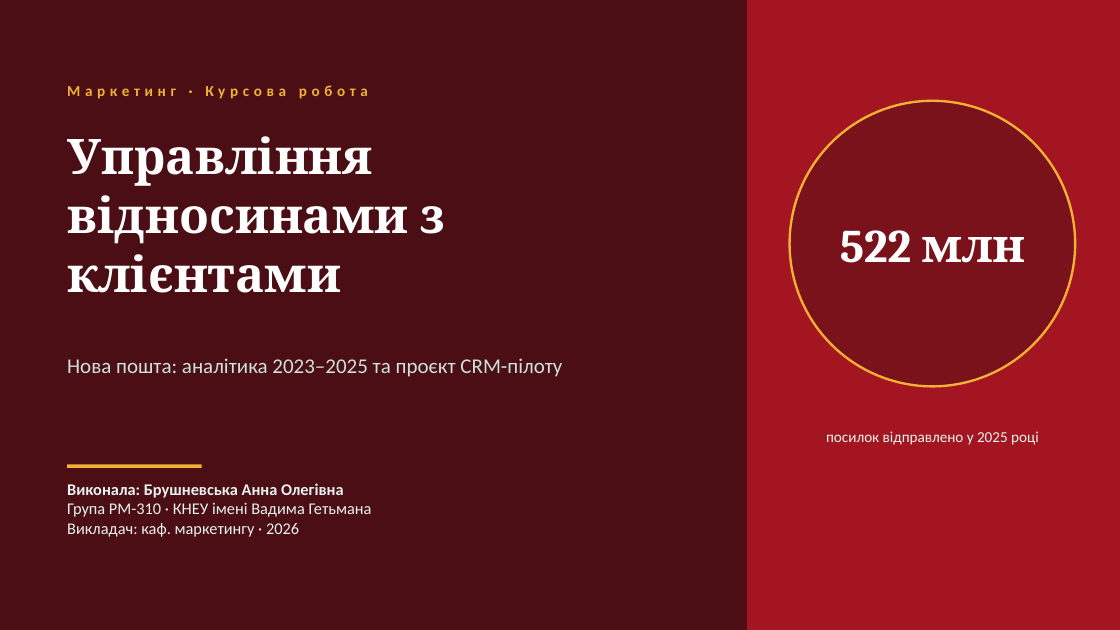
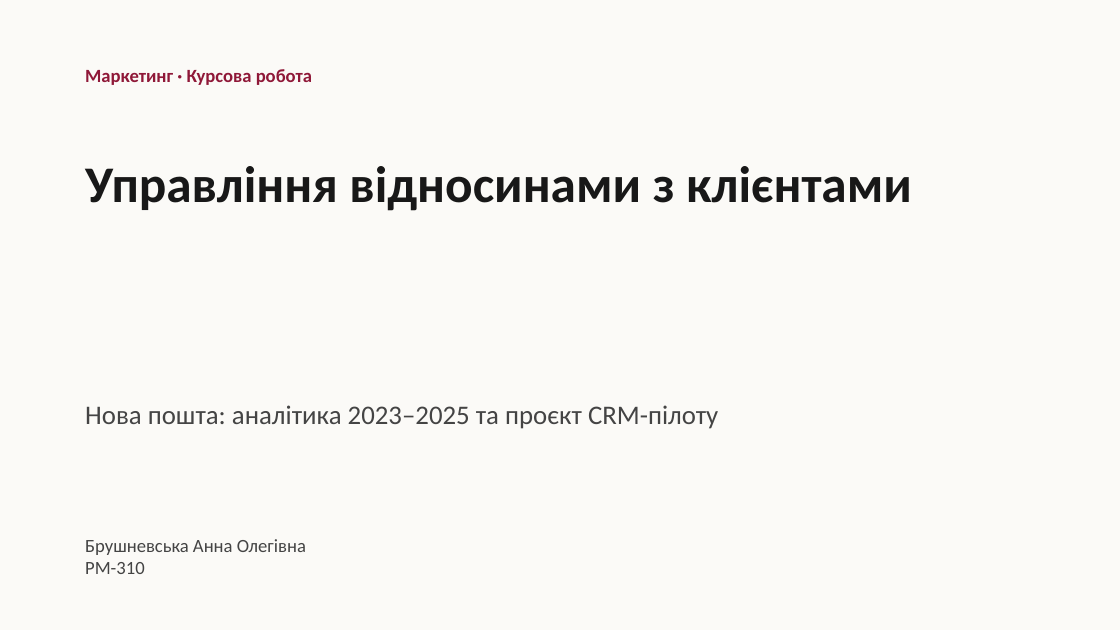
Before and after one commit to Storozh-007/anya-tasks, a slide deck: slide 1 of files/marketing/37_193836_Презентація_до_захисту.pptx. Drawn at 1120x630 pixels with LibreOffice and Linux fonts; fonts in the diff are those of the drawing. Boxes give left, top, right and bottom in pixels: in the first picture for what was removed or moved away, otherwise in the second. Text is boxed around its words. In the diff, an @@ line names an element or a change of style, - is before the commit and + after.

```diff
--- a/files/marketing/37_193836_Презентація_до_захисту.pptx
+++ b/files/marketing/37_193836_Презентація_до_захисту.pptx
@@ background #4A0E14 to #FBFAF7 @@
@@ rectangle removed at [748, 0, 1120, 630] @@
@@ text "Маркетинг · Курсова робота": place and size @@
-text "Маркетинг · Курсова робота" at [67, 85, 368, 99]
+text "Маркетинг · Курсова робота" at [85, 69, 312, 85]
@@ text "Маркетинг · Курсова робота" at [85, 69, 312, 85]: size 13 to 16 pt, text colour #F2B134 to #8F1838, letter spacing 4 to 0 pt; vertical alignment middle to top @@
@@ ellipse removed at [790, 101, 1075, 386] @@
@@ text "Управління відносинами з клієнтами": place and size @@
-text "Управління відносинами з клієнтами" at [67, 136, 445, 293]
+text "Управління відносинами з клієнтами" at [85, 166, 912, 211]
@@ text "Управління відносинами з клієнтами" at [85, 166, 912, 211]: size 42 to 44 pt, font Cambria to Calibri, text colour #FFFFFF to #181818 @@
@@ text removed at [840, 230, 1025, 263] @@
-522 млн
@@ text "Нова пошта: аналітика 2023–2025 та ...": place and size @@
-text "Нова пошта: аналітика 2023–2025 та ..." at [67, 358, 562, 377]
+text "Нова пошта: аналітика 2023–2025 та ..." at [85, 405, 718, 429]
@@ text "Нова пошта: аналітика 2023–2025 та ..." at [85, 405, 718, 429]: size 18 to 23 pt, text colour #CFE0DC to #444444 @@
@@ text removed at [826, 431, 1039, 445] @@
-посилок відправлено у 2025 році
@@ line removed from (67, 466) to (202, 466) @@
@@ text at [85, 539, 306, 574]: text changed; size 14 to 16 pt; text colour #E8F1EF to #444444 @@
-Виконала: Брушневська Анна Олегівна
-Група РМ-310 · КНЕУ імені Вадима Гетьмана
-Викладач: каф. маркетингу · 2026
+Брушневська Анна Олегівна
+РМ-310
```
Also in this commit, not shown: 21 other slides changed, 6 slides removed, 47 other files.
